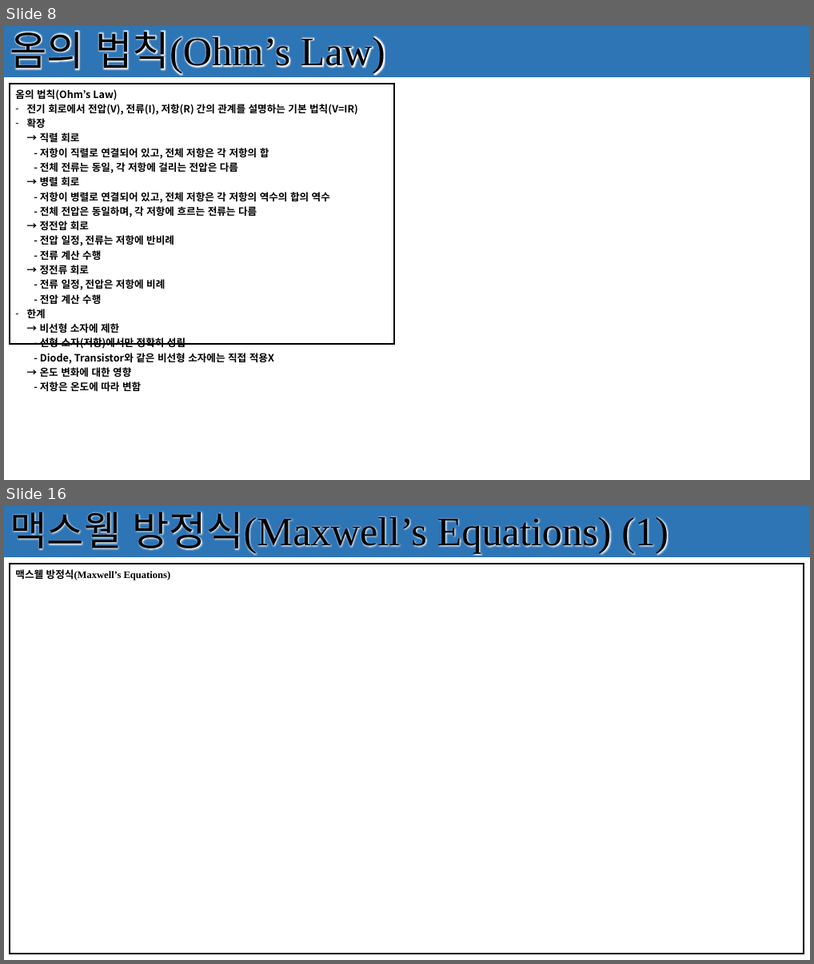
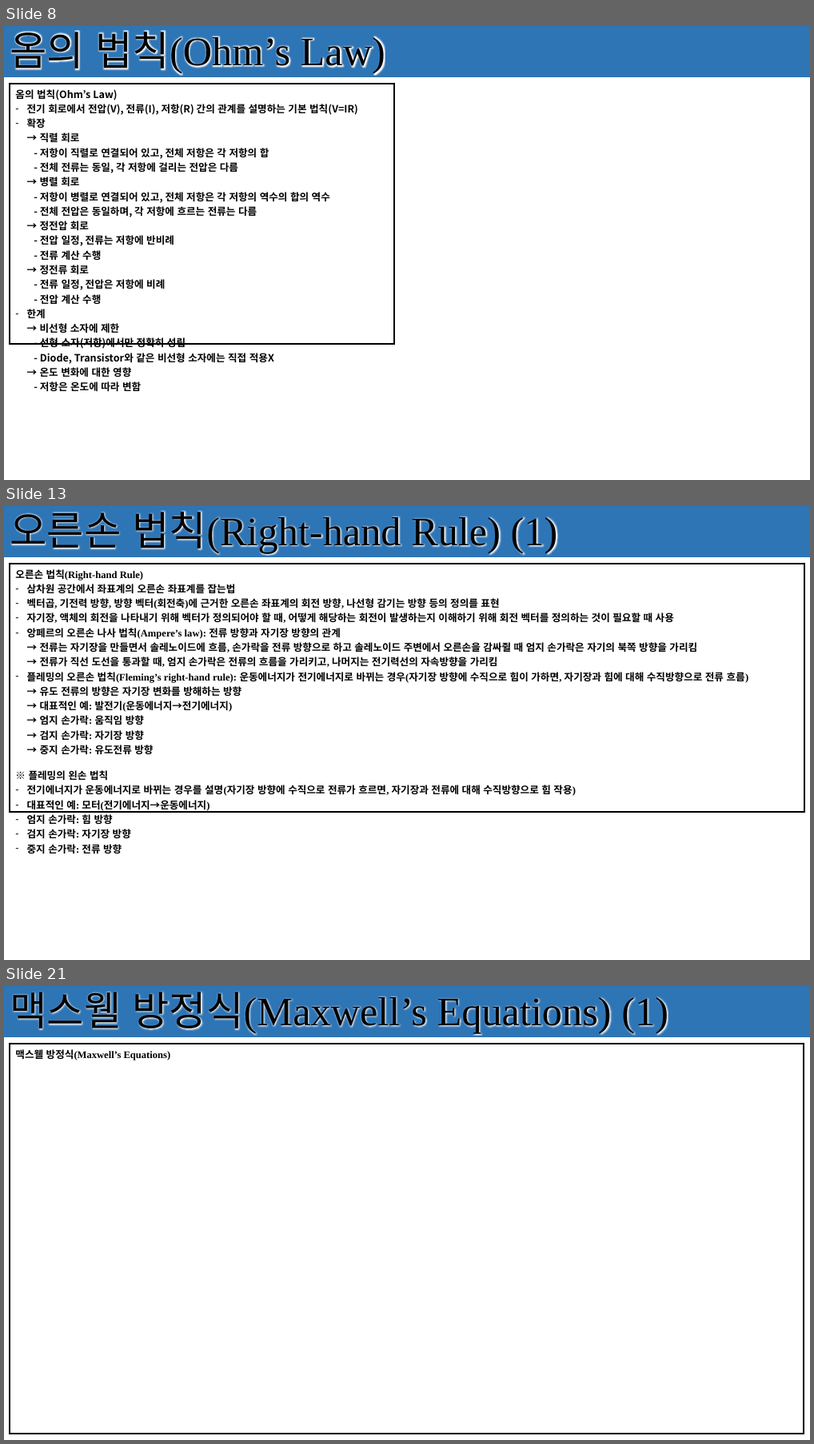
Before and after one commit to seonghokim/Study, a slide deck: Study Material/[KOR] Basic Electrical Circuit.pptx. Shown one above the other, each under a label of ours: slides 8 and 16 before the commit, slides 8, 13 and 21 after it; the slides between them are not shown. The pictures are 814x964 and 814x1444 pixels, drawn with LibreOffice and Linux fonts; fonts in the diff are those of the drawing. Boxes give left, top, right and bottom in pixels: in the first picture for what was removed or moved away, otherwise in the second. Text is boxed around its words. In the diff, an @@ line names an element or a change of style, - is before the commit and + after.

```diff
--- a/Study Material/[KOR] Basic Electrical Circuit.pptx
+++ b/Study Material/[KOR] Basic Electrical Circuit.pptx
@@ slide 13 added at (x1=4, y1=506, x2=810, y2=960), background #FFFFFF; not listed: 1 template element that a slide beside it also shows @@
@@ rectangle added at (x1=4, y1=506, x2=810, y2=557), fill #2E75B6, 48 pt, text #000000 @@
+오른손 법칙(Right-hand Rule) (1)
@@ table added at (x1=10, y1=564, x2=804, y2=856), 1 rows, 1 columns @@
+오른손 법칙(Right-hand Rule) / 삼차원 공간에서 좌표계의 오른손 좌표계를 잡는법 / 벡터곱, 기전력 방향, 방향 벡터(회전축)에 근거한 오른손 좌표계의 회전 방향, 나선형 감기는 방향 등의 정의를 표현 / 자기장, 액체의 회전을 나타내기 위해 벡터가 정의되어야 할 때, 어떻게 해당하는 회전이 발생하는지 이해하기 위해 회전 벡터를 정의하는 것이 필요할 때 사용 / 앙페르의 오른손 나사 법칙(Ampere’s law): 전류 방향과 자기장 방향의 관계 / → 전류는 자기장을 만들면서 솔레노이드에 흐름, 손가락을 전류 방향으로 하고 솔레노이드 주변에서 오른손을 감싸쥘 때 엄지 손가락은 자기의 북쪽 방향을 가리킴 / → 전류가 직선 도선을 통과할 때, 엄지 손가락은 전류의 흐름을 가리키고, 나머지는 전기력선의 자속방향을 가리킴 / 플레밍의 오른손 법칙(Fleming’s right-hand rule): 운동에너지가 전기에너지로 바뀌는 경우(자기장 방향에 수직으로 힘이 가하면, 자기장과 힘에 대해 수직방향으로 전류 흐름) / → 유도 전류의 방향은 자기장 변화를 방해하는 방향 / → 대표적인 예: 발전기(운동에너지→전기에너지) / → 엄지 손가락: 움직임 방향 / → 검지 손가락: 자기장 방향 / → 중지 손가락: 유도전류 방향 / ※ 플레밍의 왼손 법칙 / 전기에너지가 운동에너지로 바뀌는 경우를 설명(자기장 방향에 수직으로 전류가 흐르면, 자기장과 전류에 대해 수직방향으로 힘 작용) / 대표적인 예: 모터(전기에너지→운동에너지) / 엄지 손가락: 힘 방향 / 검지 손가락: 자기장 방향 / 중지 손가락: 전류 방향
@@ what was slide 16 is now slide 21 @@
```
Also in this commit, not shown: 4 slides changed, 5 other slides added.
